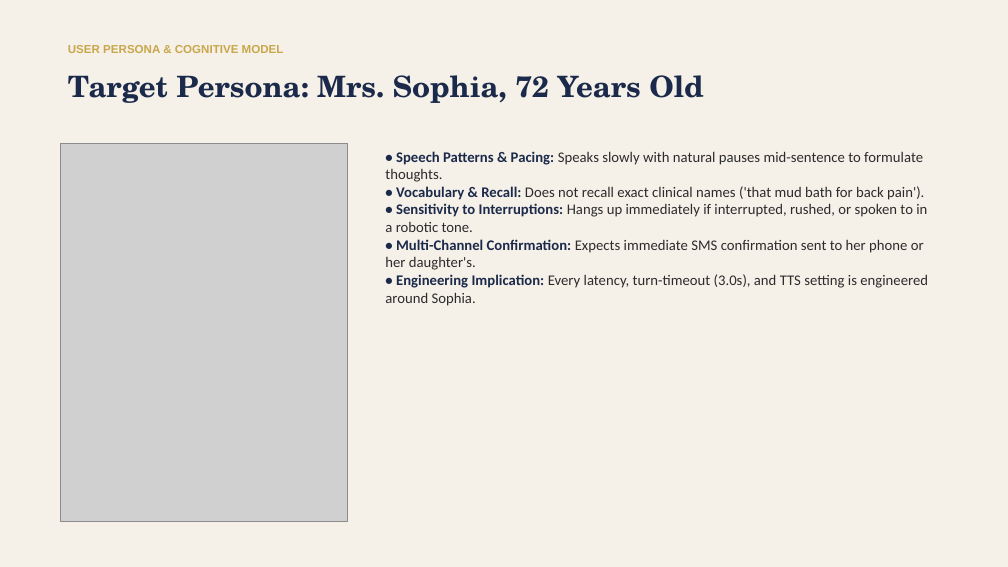
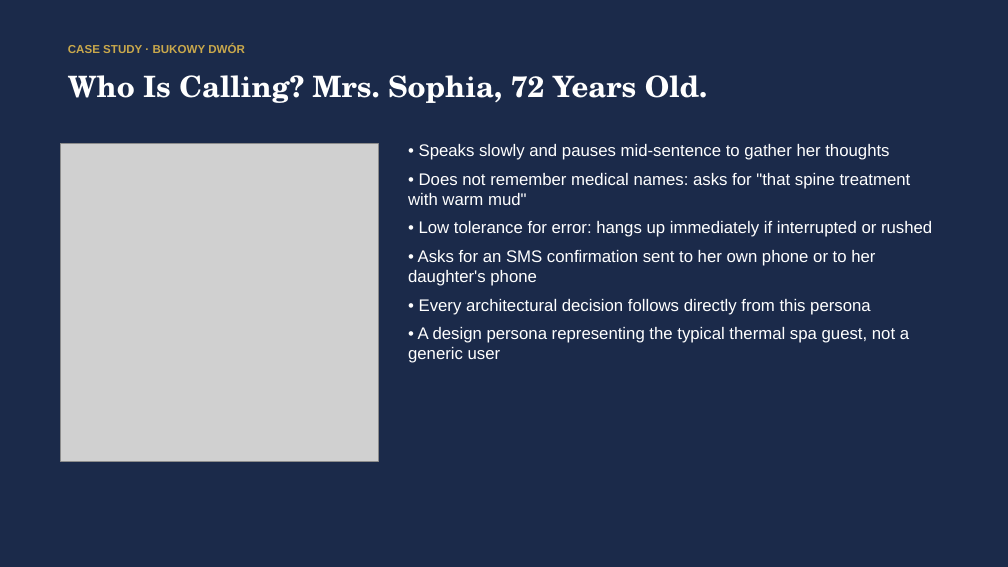
Before and after one commit to kpulka/Elevenlabs_SpaHotel_PoC, a slide deck: slide 3 of presentation/Bukowy_Dwor_Case_Study.pptx. Drawn at 1008x567 pixels with LibreOffice and Linux fonts; fonts in the diff are those of the drawing; grey boxes stand for pictures. Boxes give left, top, right and bottom in pixels: in the first picture for what was removed or moved away, otherwise in the second. Text is boxed around its words. In the diff, an @@ line names an element or a change of style, - is before the commit and + after.

```diff
--- a/presentation/Bukowy_Dwor_Case_Study.pptx
+++ b/presentation/Bukowy_Dwor_Case_Study.pptx
@@ rectangle at [0,0,1008,567]: fill #F5F0E8 to #1B2A4A @@
@@ text at [68,44,245,53]: text changed @@
-USER PERSONA & COGNITIVE MODEL
+CASE STUDY · BUKOWY DWÓR
@@ text at [68,75,708,103]: text changed; text colour #1B2A4A to #FFFFFF @@
-Target Persona: Mrs. Sophia, 72 Years Old
+Who Is Calling? Mrs. Sophia, 72 Years Old.
@@ picture: place and size @@
-picture at [60,144,348,522]
+picture at [60,144,378,461]
@@ text at [408,144,932,363]: text changed; size 14 to 16 pt; font Calibri to Arial; text colour #2C2C2C to #FFFFFF @@
-• Speech Patterns & Pacing: Speaks slowly with natural pauses mid-sentence to formulate thoughts.
-• Vocabulary & Recall: Does not recall exact clinical names ('that mud bath for back pain').
-• Sensitivity to Interruptions: Hangs up immediately if interrupted, rushed, or spoken to in a robotic tone.
-• Multi-Channel Confirmation: Expects immediate SMS confirmation sent to her phone or her daughter's.
-• Engineering Implication: Every latency, turn-timeout (3.0s), and TTS setting is engineered around Sophia.
+• Speaks slowly and pauses mid-sentence to gather her thoughts
+• Does not remember medical names: asks for "that spine treatment with warm mud"
+• Low tolerance for error: hangs up immediately if interrupted or rushed
+• Asks for an SMS confirmation sent to her own phone or to her daughter's phone
+• Every architectural decision follows directly from this persona
+• A design persona representing the typical thermal spa guest, not a generic user
```
Also in this commit, not shown: 7 other slides changed, 6 slides added, 6 slides removed, 11 other files.
